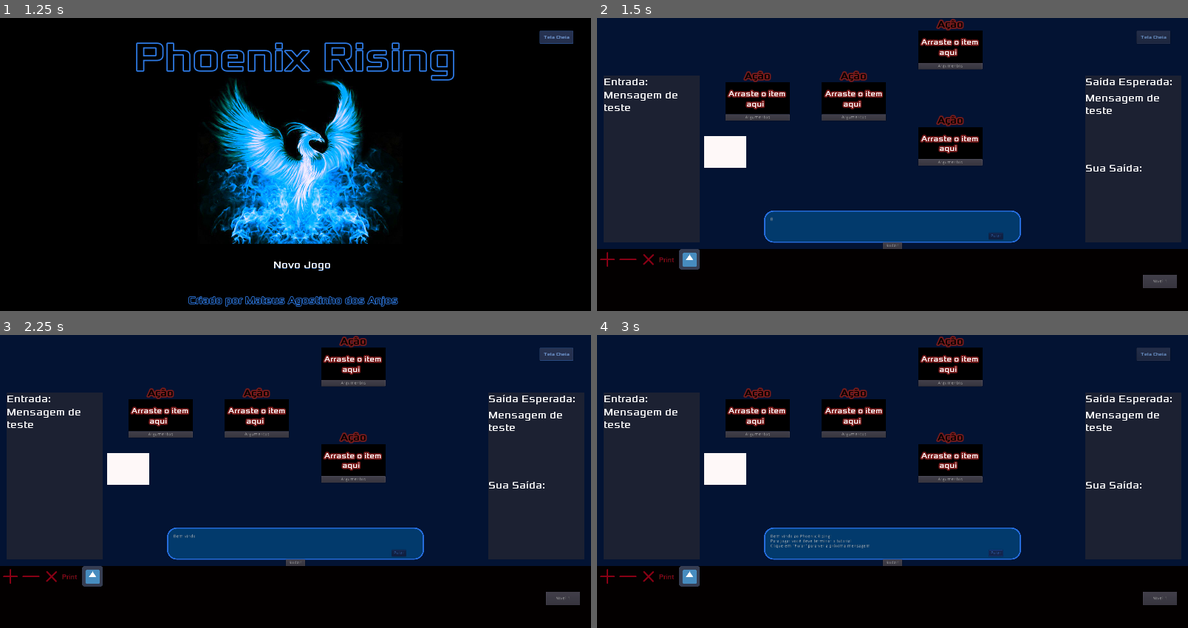
Above: before the commit, frames 1-4 (two rows, left to right).
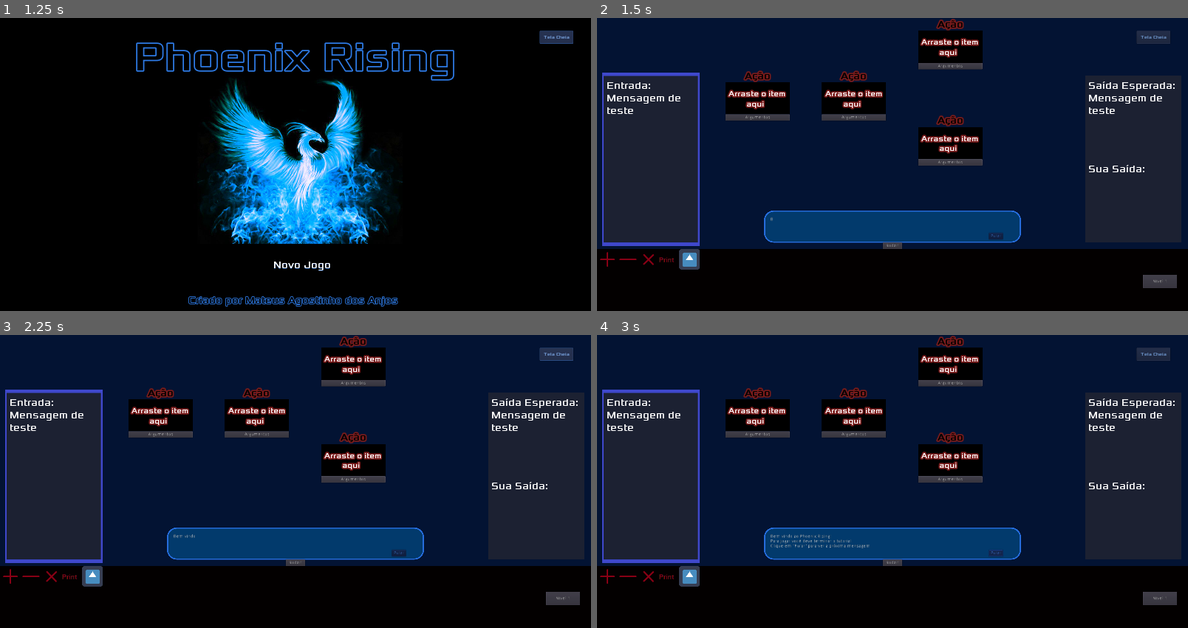
Above: after the commit, the same moments.

Repository: MateusdosAnjos/MAC0499
Game: Godot game, scene res://TelaInicial/TitleScreen.tscn
Two runs of this game, one before a commit and one after it. Both use one fixed random seed, a clock stepped at 60 frames per second and the inputs below.
Inputs:
- Up to frame 1 (1.25 s): click "Tela Cheia" at 0.5 s
- Up to frame 2 (1.5 s): click "Novo Jogo" at 1.25 s
- Up to frame 3 (2.25 s): click "Tela Cheia" at 2 s
- Up to frame 4 (3 s): click "Pular" at 2.75 s

Frame 1 is identical in both runs. In frame 2, 2.5% of the frame differs, in the area x 0-98%, y 18-78%; in frame 3, 2.5%; in frame 4, 2.5%.

Commit message:
Adicionado Frames coloridos para o tutorial

Diff:
--- a/Phoenix Rising/EntradaSaida/InputOutput.tscn
+++ b/Phoenix Rising/EntradaSaida/InputOutput.tscn
@@ -30,8 +30,10 @@
 color = Color( 0.109804, 0.129412, 0.196078, 1 )
 
 [node name="Input" type="RichTextLabel" parent="InputBase"]
-margin_right = 300.0
-margin_bottom = 520.0
+margin_left = 10.0
+margin_top = 10.0
+margin_right = 290.0
+margin_bottom = 510.0
 custom_fonts/normal_font = SubResource( 1 )
 text = "Entrada:"
 
@@ -43,26 +45,31 @@
 color = Color( 0.109804, 0.129412, 0.196078, 1 )
 
 [node name="ExpectedOutputTitle" type="RichTextLabel" parent="OutputBase"]
-margin_right = 300.0
+margin_left = 10.0
+margin_top = 10.0
+margin_right = 290.0
 margin_bottom = 50.0
 custom_fonts/normal_font = SubResource( 2 )
 text = "Saída Esperada:"
 
 [node name="ExpectedOutput" type="RichTextLabel" parent="OutputBase"]
+margin_left = 10.0
 margin_top = 50.0
-margin_right = 300.0
+margin_right = 290.0
 margin_bottom = 250.0
 custom_fonts/normal_font = SubResource( 1 )
 
 [node name="PlayerOutputTitle" type="RichTextLabel" parent="OutputBase"]
-margin_top = 269.0
-margin_right = 300.0
-margin_bottom = 319.0
+margin_left = 10.0
+margin_top = 270.0
+margin_right = 290.0
+margin_bottom = 310.0
 custom_fonts/normal_font = SubResource( 3 )
 text = "Sua Saída:"
 
 [node name="PlayerOutput" type="RichTextLabel" parent="OutputBase"]
-margin_top = 319.0
-margin_right = 300.0
-margin_bottom = 519.0
+margin_left = 10.0
+margin_top = 310.0
+margin_right = 290.0
+margin_bottom = 510.0
 custom_fonts/normal_font = SubResource( 4 )
--- a/Phoenix Rising/Tutorial/DialogBox.gd
+++ b/Phoenix Rising/Tutorial/DialogBox.gd
@@ -7,7 +7,7 @@
     'A partir do valor de [color=green][b] ENTRADA [/b][/color] você deve obter o valor de SAÍDA que seja IGUAL ao valor descrito em SAÍDA ESPERADA',
     'Note que ENTRADA está marcada com o retângulo AZUL\nSAIDA ESPERADA está marcada com o retângulo VERMELHO\nSAIDA está marcada com o retângulo VERDE.'
     ]
-var visual_dialog_nodes = ["mano", "teste", "mano"]
+var visual_dialog_nodes = ["InputFrame", "ExpectedOutputFrame", "PlayerOutputFrame"]
 var page = 0
 var max_pages = 2
 
--- a/Phoenix Rising/Tutorial/DialogBox.tscn
+++ b/Phoenix Rising/Tutorial/DialogBox.tscn
@@ -1,6 +1,9 @@
-[gd_scene load_steps=3 format=2]
+[gd_scene load_steps=6 format=2]
 
 [ext_resource path="res://Tutorial/DialogBox.gd" type="Script" id=1]
+[ext_resource path="res://Acessorios/art/blue_frame.png" type="Texture" id=2]
+[ext_resource path="res://Acessorios/art/green_frame.png" type="Texture" id=3]
+[ext_resource path="res://Acessorios/art/red_frame.png" type="Texture" id=4]
 
 [sub_resource type="StyleBoxFlat" id=1]
 bg_color = Color( 0.00784314, 0.227451, 0.423529, 1 )
@@ -43,20 +46,28 @@
 margin_bottom = 90.0
 text = "Pular"
 
-[node name="mano" type="ColorRect" parent="."]
-visible = false
-margin_left = -187.187
-margin_top = -233.125
-margin_right = -55.1874
-margin_bottom = -132.125
-color = Color( 0.996078, 0.972549, 0.972549, 1 )
+[node name="InputFrame" type="TextureRect" parent="."]
+margin_left = -505.0
+margin_top = -430.0
+margin_right = -200.0
+margin_bottom = 110.0
+texture = ExtResource( 2 )
+expand = true
 
-[node name="teste" type="ColorRect" parent="."]
-visible = false
-margin_left = 556.875
-margin_top = -324.0
-margin_right = 793.875
-margin_bottom = -284.0
-color = Color( 0.556863, 0.0509804, 0.0509804, 1 )
+[node name="ExpectedOutputFrame" type="TextureRect" parent="."]
+margin_left = 995.0
+margin_top = -420.0
+margin_right = 1305.0
+margin_bottom = -160.0
+texture = ExtResource( 3 )
+expand = true
+
+[node name="PlayerOutputFrame" type="TextureRect" parent="."]
+margin_left = 995.0
+margin_top = -160.0
+margin_right = 1305.0
+margin_bottom = 100.0
+texture = ExtResource( 4 )
+expand = true
 [connection signal="timeout" from="Timer" to="RichTextLabel" method="_on_Timer_timeout"]
 [connection signal="pressed" from="Skip" to="RichTextLabel" method="_on_Skip_pressed"]
--- a/Phoenix Rising/Tutorial/Tutorial.tscn
+++ b/Phoenix Rising/Tutorial/Tutorial.tscn
@@ -1,9 +1,9 @@
 [gd_scene load_steps=8 format=2]
 
 [ext_resource path="res://Tutorial/Tutorial.gd" type="Script" id=1]
-[ext_resource path="res://Tutorial/DialogBox.tscn" type="PackedScene" id=2]
-[ext_resource path="res://TelaInicial/FullScreen.tscn" type="PackedScene" id=3]
-[ext_resource path="res://EntradaSaida/InputOutput.tscn" type="PackedScene" id=4]
+[ext_resource path="res://EntradaSaida/InputOutput.tscn" type="PackedScene" id=2]
+[ext_resource path="res://Tutorial/DialogBox.tscn" type="PackedScene" id=3]
+[ext_resource path="res://TelaInicial/FullScreen.tscn" type="PackedScene" id=4]
 [ext_resource path="res://ItensDoJogo/RunButton.gd" type="Script" id=5]
 [ext_resource path="res://ItensDoJogo/Inventory.tscn" type="PackedScene" id=6]
 [ext_resource path="res://ActionSpace/ActionSpace.tscn" type="PackedScene" id=7]
@@ -18,13 +18,13 @@
 margin_bottom = 920.0
 color = Color( 0.0117647, 0.0745098, 0.2, 1 )
 
-[node name="DialogBox" parent="." instance=ExtResource( 2 )]
+[node name="InputOutput" parent="." instance=ExtResource( 2 )]
+
+[node name="DialogBox" parent="." instance=ExtResource( 3 )]
 pause_mode = 2
 
-[node name="FullScreen" parent="." instance=ExtResource( 3 )]
+[node name="FullScreen" parent="." instance=ExtResource( 4 )]
 pause_mode = 2
-
-[node name="InputOutput" parent="." instance=ExtResource( 4 )]
 
 [node name="Run" type="Button" parent="."]
 anchor_right = 1.0
Binary file added: Phoenix Rising/Acessorios/art/blue_frame.png
Not shown, added: Phoenix Rising/Acessorios/art/blue_frame.png.import
Binary file added: Phoenix Rising/Acessorios/art/green_frame.png
Not shown, added: Phoenix Rising/Acessorios/art/green_frame.png.import
Binary file added: Phoenix Rising/Acessorios/art/red_frame.png
Not shown, added: Phoenix Rising/Acessorios/art/red_frame.png.import
